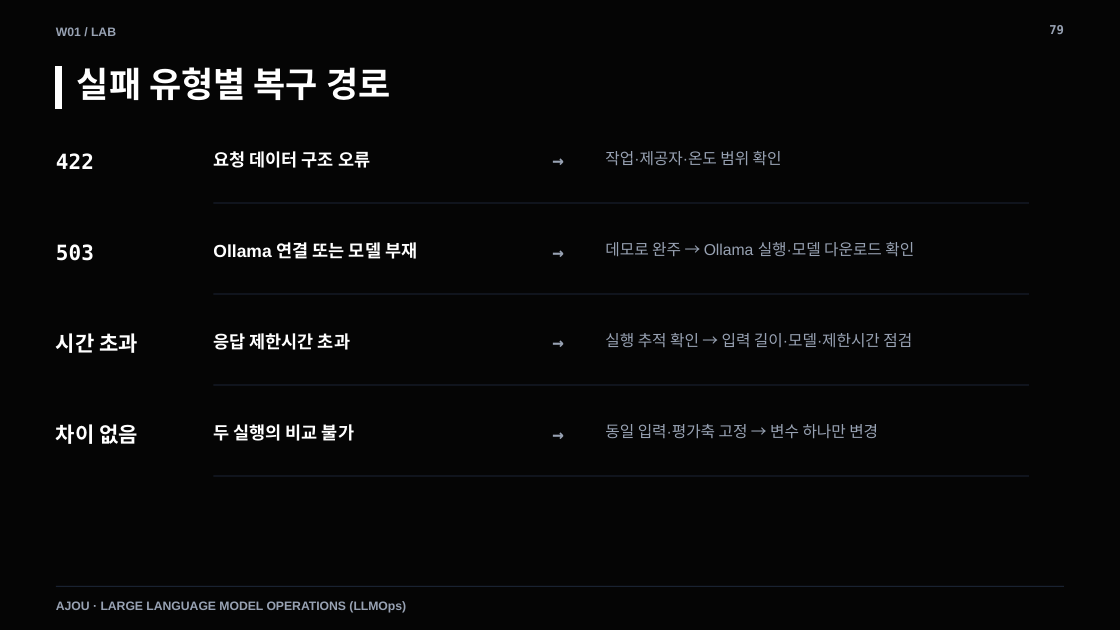
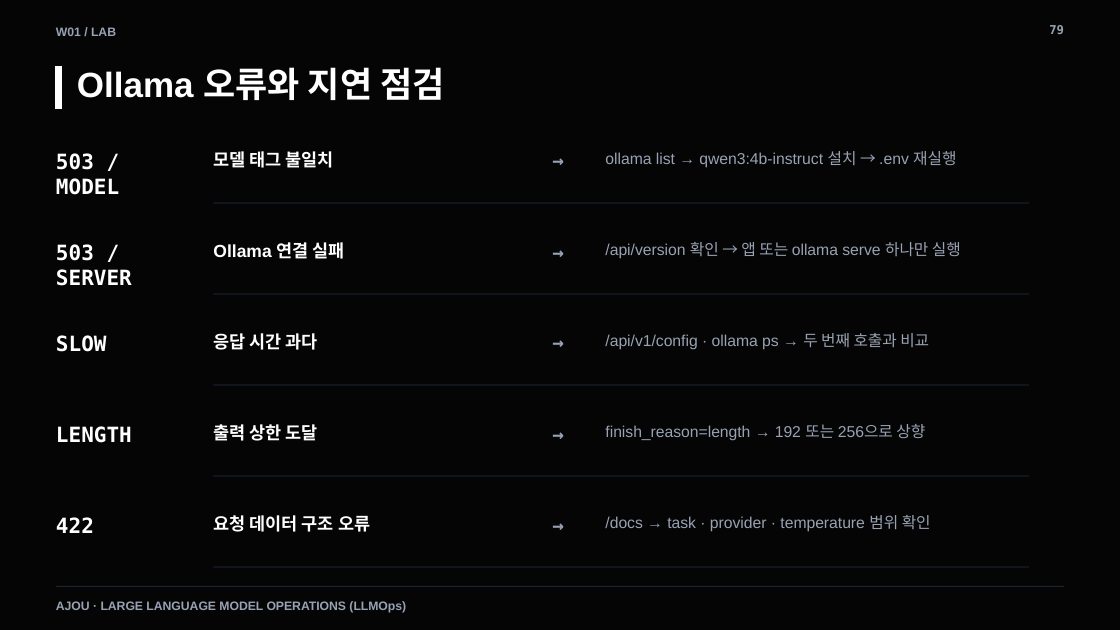
Before and after one commit to smilesjcha/llmops-16week, a slide deck: slide 79 of week01/lecture/01_week1_llmops_kickoff.pptx. Drawn at 1120x630 pixels with LibreOffice and Linux fonts; fonts in the diff are those of the drawing. Boxes give left, top, right and bottom in pixels: in the first picture for what was removed or moved away, otherwise in the second. Text is boxed around its words. In the diff, an @@ line names an element or a change of style, - is before the commit and + after.

Commit message:
Improve Week 01 Ollama runtime and course materials

```diff
--- a/week01/lecture/01_week1_llmops_kickoff.pptx
+++ b/week01/lecture/01_week1_llmops_kickoff.pptx
@@ text at (77, 67, 444, 100): text changed @@
-실패 유형별 복구 경로
+Ollama 오류와 지연 점검
@@ text at (56, 153, 119, 195): text changed @@
-422
+503 / MODEL
@@ text at (213, 151, 334, 168): text changed @@
-요청 데이터 구조 오류
+모델 태그 불일치
@@ text at (605, 151, 956, 168): text changed @@
-작업·제공자·온도 범위 확인
+ollama list → qwen3:4b-instruct 설치 → .env 재실행
@@ text at (56, 244, 132, 286): text changed @@
-503
+503 / SERVER
@@ text at (213, 242, 345, 259): text changed @@
-Ollama 연결 또는 모델 부재
+Ollama 연결 실패
@@ text at (605, 242, 961, 259): text changed @@
-데모로 완주 → Ollama 실행·모델 다운로드 확인
+/api/version 확인 → 앱 또는 ollama serve 하나만 실행
@@ text at (56, 335, 107, 352): text changed @@
-시간 초과
+SLOW
@@ text at (213, 333, 318, 350): text changed @@
-응답 제한시간 초과
+응답 시간 과다
@@ text at (605, 333, 929, 350): text changed @@
-실행 추적 확인 → 입력 길이·모델·제한시간 점검
+/api/v1/config · ollama ps → 두 번째 호출과 비교
@@ text at (56, 426, 132, 443): text changed @@
-차이 없음
+LENGTH
@@ text at (213, 424, 318, 441): text changed @@
-두 실행의 비교 불가
+출력 상한 도달
@@ text at (605, 424, 925, 441): text changed @@
-동일 입력·평가축 고정 → 변수 하나만 변경
+finish_reason=length → 192 또는 256으로 상향
@@ text added at (56, 517, 94, 533), 18 pt, text #FFFFFF, bold @@
+422
@@ text added at (213, 515, 370, 532), 15 pt, text #FFFFFF, bold @@
+요청 데이터 구조 오류
@@ text added at (534, 513, 582, 544), 16.5 pt, text #98A2B3, bold @@
+→
@@ text added at (605, 515, 931, 532), 13.5 pt, text #98A2B3 @@
+/docs → task · provider · temperature 범위 확인
@@ line added from (213, 567) to (1029, 567), #25324A 0.75 pt @@
```
Also in this commit, not shown: 14 other slides changed, 3 slides added, 3 slides removed, 20 other files.
